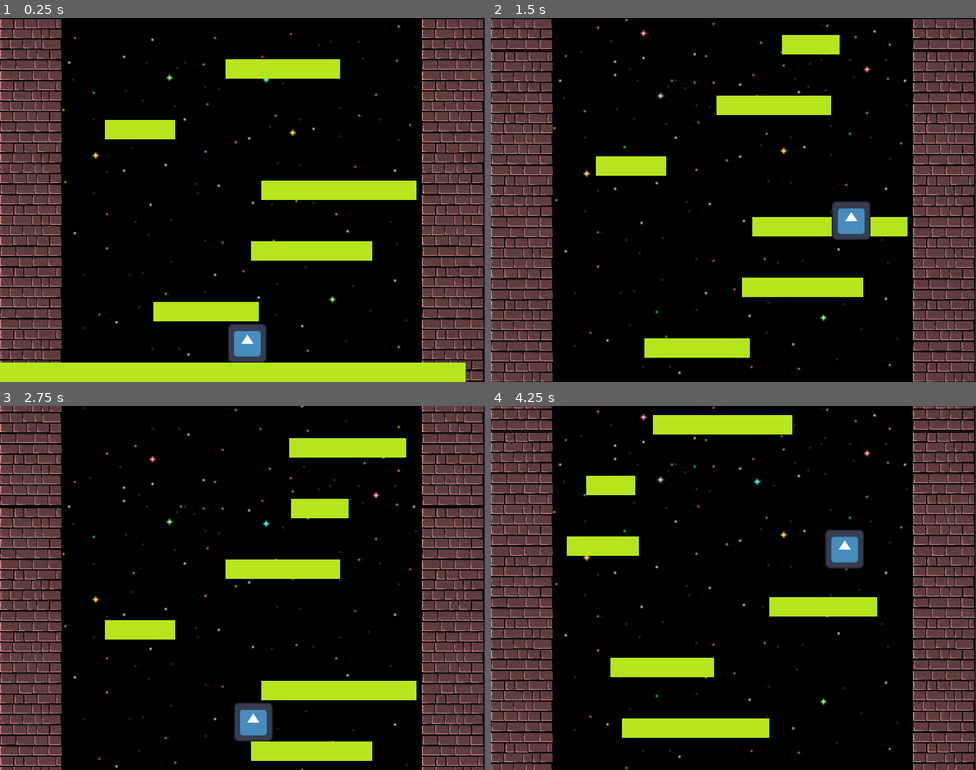
Above: before the commit, frames 1-4 (two rows, left to right).
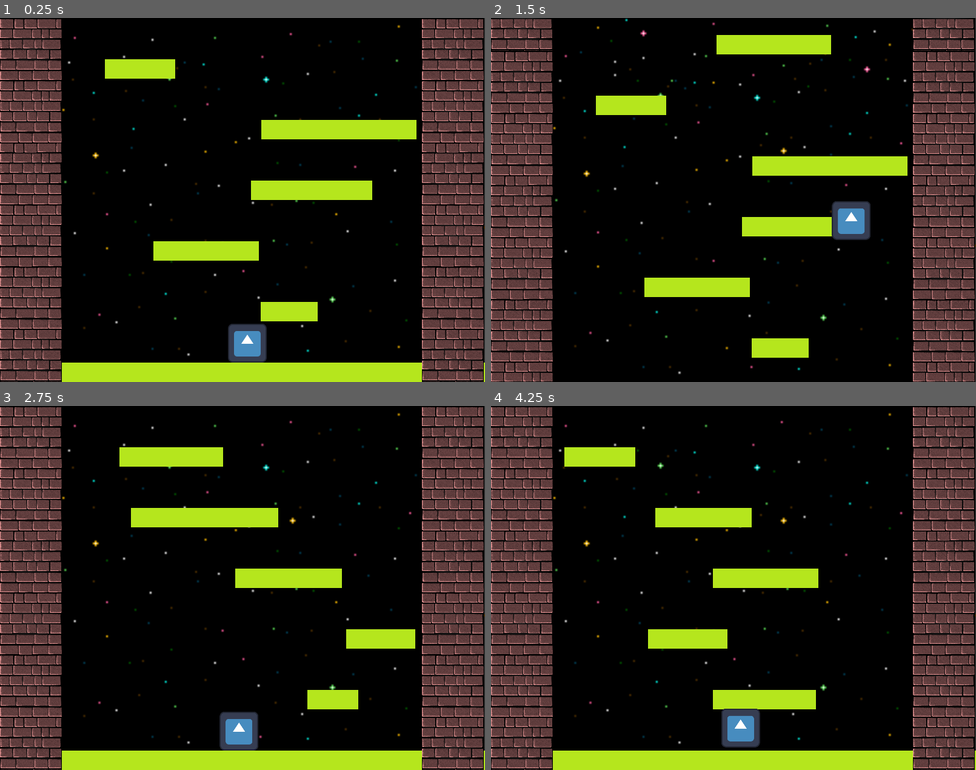
Above: after the commit, the same moments.

Repository: arko-poet/godot-games
Game: Godot game, scene res://main.tscn
Same seed, same stepped clock (60 frames per second), same inputs: the game is played once before the commit and once after it. The engine's default icon, where the game draws it, is replaced by a stand-in: a white triangle on a blue panel in a dark square.
Inputs:
- Up to frame 1 (0.25 s): no input
- Up to frame 2 (1.5 s): tap Enter at 0.5 s; hold D (move_right) from 0.53 s (still down); tap Space (jump) at 0.77 s
- Up to frame 3 (2.75 s): tap Space (jump) at 1.52 s; release D (move_right) at 2.03 s; hold A (move_left) from 2.03 s (still down)
- Up to frame 4 (4.25 s): release A (move_left) at 2.78 s; hold D (move_right) from 2.78 s (still down); tap Space (jump) at 3.02, 3.77 s

The runs differ from the first frame. In frame 1, 10% of the frame differs, in the area x 0-100%, y 11-100%; in frame 2, 10%; in frame 3, 29%; in frame 4, 32%, in the area x 0-100%, y 0-100%.

Commit message:
refactor(tower): store floor level

Diff:
--- a/tower/floor.gd
+++ b/tower/floor.gd
@@ -2,6 +2,7 @@
 extends StaticBody2D
 
 var size: Vector2 ## size of Sprite and Collision
+var level : int
 @onready var collision : CollisionShape2D = $Collision
 @onready var sprite : Sprite2D = $Sprite
 
--- a/tower/tower.gd
+++ b/tower/tower.gd
@@ -12,9 +12,10 @@
 const MAX_CAMERA_BOOST := 4.0
 const WALL_WIDTH := 102.4 # TODO set actual wall width to this
 const SCROLL_MULTI_INCREMENT := 0.2
+const WIDE_FLOOR_FREQUENCY := 50
 
 var scroll_multiplier := 1.0
-var is_scrolling := false
+var has_started_scrolling := false
 var floors : Array[Floor] = []
 var viewport_size : Vector2
 @onready var camera : Camera2D = $Camera
@@ -29,9 +30,9 @@
 	# initialise pool of floors
 	for i in range(FLOOR_COUNT):
 		var f : Floor = FLOOR_SCENE.instantiate()
-		f.position.y += viewport_size.y - FLOOR_HEIGHT * 0.5
+		f.level = i
 		add_child(f)
-		_set_floor_properties(f, i)
+		_set_floor_properties(f)
 		floors.append(f)
 
 
@@ -42,17 +43,18 @@
 	var camera_center : Vector2 = camera.global_position + viewport_size * 0.5
 	var offset_ratio = (player.position.y - camera_center.y) / (viewport_size.y * 0.5)
 	if offset_ratio <= 0.5:
-		is_scrolling = true
+		has_started_scrolling = true
 		if scroll_multi_timer.is_stopped():
 			scroll_multi_timer.start()
 	if offset_ratio < 0.0:
 		dy *= 1.0 + MAX_CAMERA_BOOST * abs(offset_ratio)
-	if is_scrolling:
+	if has_started_scrolling:
 		camera.global_position.y -= dy
 
 	# floor pooling - move floors up if they leave screen
 	if camera.global_position.y + viewport_size.y + FLOOR_HEIGHT * 0.5 < floors[0].position.y:
 		var first_floor : Floor = floors.pop_front()
+		first_floor.level += FLOOR_COUNT
 		_set_floor_properties(first_floor)
 		floors.push_back(first_floor)
 
@@ -60,17 +62,21 @@
 		player_fell_off.emit()
 
 
-## i is an index representing position of Floor in floors Array
-## i is only meant to be used when initialising floors Array
-## i defaults to FLOOR_COUNT so that it can be repositioned to the top of Array
-func _set_floor_properties(f: Floor, i: int = FLOOR_COUNT):
-	var width := randi_range(MIN_FLOOR_WIDTH, MAX_FLOOR_WIDTH)
-	if i == 0:
-		width = 800
-	f.set_size(Vector2(width, FLOOR_HEIGHT))
-	f.position.y -= FLOOR_SPACING * i
-	var x_offset = WALL_WIDTH + width * 0.5
-	f.position.x = randf_range(x_offset, viewport_size.x - x_offset)
+## sets position and size of floor
+func _set_floor_properties(f: Floor):
+	var floor_size := Vector2i(0, FLOOR_HEIGHT)
+	var floor_position := Vector2.ZERO
+	if f.level % WIDE_FLOOR_FREQUENCY == 0:
+		floor_size.x = int(viewport_size.x)
+		floor_position.x = viewport_size.x / 2
+	else:
+		floor_size.x = randi_range(MIN_FLOOR_WIDTH, MAX_FLOOR_WIDTH)
+		var x_offset = WALL_WIDTH + floor_size.x * 0.5
+		floor_position.x = randf_range(x_offset, viewport_size.x - x_offset)
+	floor_position.y = -FLOOR_SPACING * f.level + viewport_size.y - FLOOR_HEIGHT * 0.5
+
+	f.set_size(floor_size)
+	f.position = floor_position
 
 
 func _on_scroll_multi_timer_timeout() -> void:
--- a/tower/tower.tscn
+++ b/tower/tower.tscn
@@ -37,6 +37,7 @@
 position = Vector2(696, 0)
 
 [node name="ParallaxWalls" type="Parallax2D" parent="." unique_id=519988515]
+z_index = 1
 scroll_scale = Vector2(0.9, 0.9)
 repeat_size = Vector2(0, 600)
 
